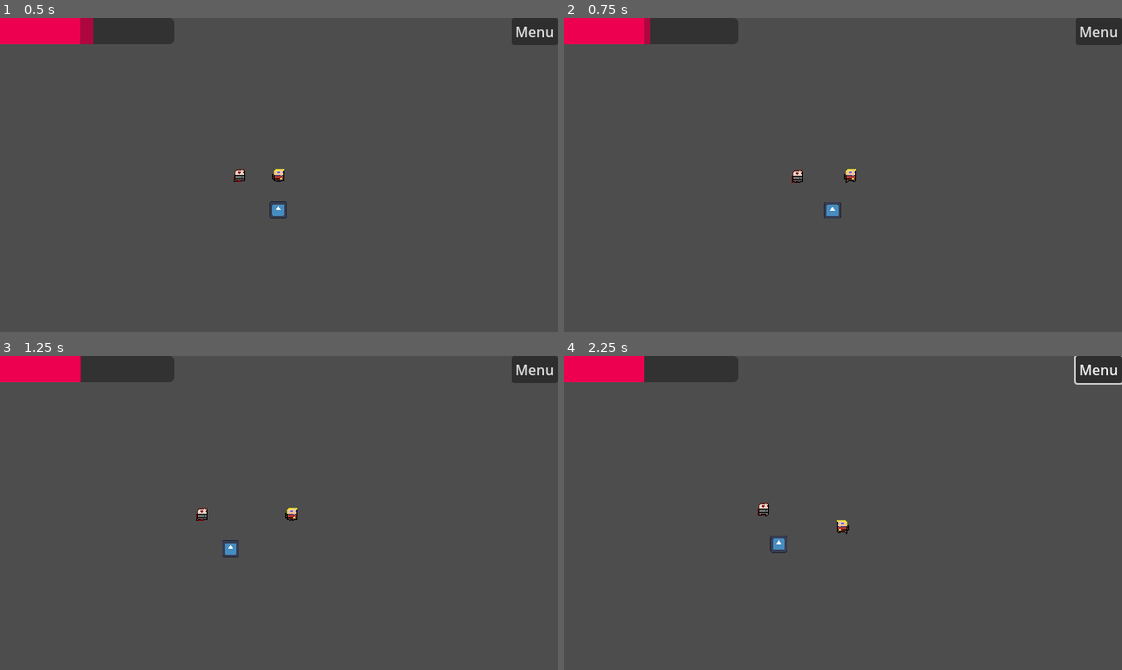
Above: before the commit, frames 1-4 (two rows, left to right).
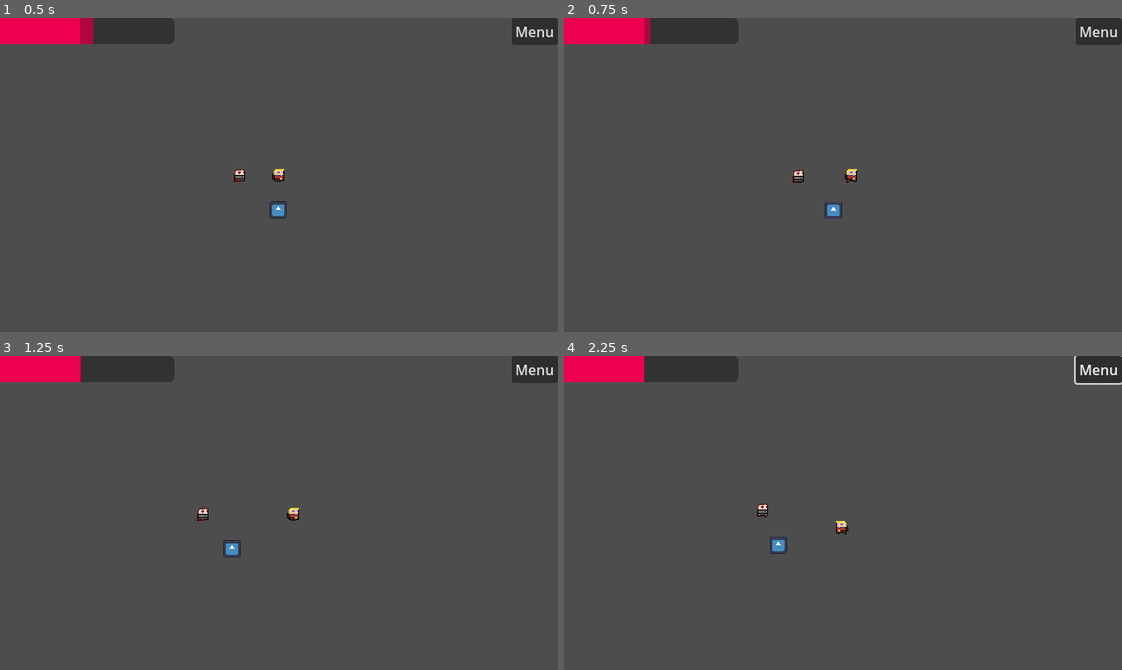
Above: after the commit, the same moments.

Repository: TheRubeThing/LudumDate54
Game: Godot game, scene res://Assets/Levels/sams_world.tscn
Same seed, same stepped clock (60 frames per second), same inputs: the game is played once before the commit and once after it. The engine's default icon, where the game draws it, is replaced by a stand-in: a white triangle on a blue panel in a dark square.
Inputs (mouse positions are in pixels of both pictures, inside the frame that each line leads up to):
- Up to frame 1 (0.5 s): no input
- Up to frame 2 (0.75 s): move the mouse to (965, 159) at 0.52 s; hold D (D_right) from 0.53 s (still down); click (965, 159) at 0.6 s
- Up to frame 3 (1.25 s): keep holding D (D_right)
- Up to frame 4 (2.25 s): release D (D_right) at 1.25 s; click "Menu" at 1.25 s; move the mouse to (731, 528) at 2.02 s; hold S (S_down) from 2.03 s (still down); right-click (731, 528) at 2.1 s

Frame 1 is identical in both runs. In frame 2, 0.1% of the frame differs, in the area x 40-53%, y 48-64%; in frame 3, 0.1%; in frame 4, 0.2%, in the area x 34-52%, y 46-64%.

Commit message:
Fix recoil

Diff:
--- a/Assets/Enteties/player.tscn
+++ b/Assets/Enteties/player.tscn
@@ -67,7 +67,6 @@
 [node name="Player" type="CharacterBody2D" groups=["PLAYER"]]
 script = ExtResource("1_b2sxo")
 health = SubResource("Resource_7dxbc")
-push_back_factor = 100
 
 [node name="CollisionBox" type="CollisionShape2D" parent="."]
 shape = SubResource("CircleShape2D_vyy7x")
--- a/Assets/Levels/Playgrounds/enemy_test.tscn
+++ b/Assets/Levels/Playgrounds/enemy_test.tscn
@@ -1,10 +1,12 @@
-[gd_scene load_steps=6 format=3 uid="uid://dslioq228hkpj"]
+[gd_scene load_steps=8 format=3 uid="uid://dslioq228hkpj"]
 
 [ext_resource type="PackedScene" uid="uid://ca5umakj6jbdd" path="res://Assets/Enteties/enemy.tscn" id="1_bg7ps"]
 [ext_resource type="TileSet" uid="uid://cf0smslb7urwy" path="res://Assets/TileMaps/BrickFloor.tres" id="1_thonx"]
 [ext_resource type="PackedScene" uid="uid://cotx6ag8y33tm" path="res://Assets/Enteties/player.tscn" id="2_fvrbv"]
 [ext_resource type="PackedScene" uid="uid://bfudmml80lruv" path="res://Assets/player_camera.tscn" id="5_7slmo"]
 [ext_resource type="PackedScene" uid="uid://bo5wyx7pqt5cx" path="res://Assets/Systems/enemy_spawner.tscn" id="5_wytd7"]
+[ext_resource type="PackedScene" uid="uid://dimusomo17rjn" path="res://Assets/Weapons/item_pick_up.tscn" id="6_t36vv"]
+[ext_resource type="PackedScene" path="res://Assets/Enteties/hud.tscn" id="7_ox436"]
 
 [node name="enemy_test" type="Node2D"]
 
@@ -24,3 +26,8 @@
 
 [node name="EnemySpawner" parent="." instance=ExtResource("5_wytd7")]
 enemy_scene = ExtResource("1_bg7ps")
+
+[node name="ItemPickUp" parent="." instance=ExtResource("6_t36vv")]
+position = Vector2(294, 100)
+
+[node name="HUD" parent="." instance=ExtResource("7_ox436")]
--- a/Assets/Scripts/Player.gd
+++ b/Assets/Scripts/Player.gd
@@ -1,11 +1,13 @@
 extends CharacterBody2D
 
 @export var health: Resource
-@export var push_back_factor: int
+@export var push_back_factor: int = 100
+@export var pushback_decay: float = 0.8
 
 const SPEED = 100.0
 
 var equipped_item_instance: Item
+var pushback_velocity = Vector2(0,0)
 
 func _ready():
 	pass
@@ -41,6 +43,9 @@
 	var direction_x = Input.get_axis("A_left", "D_right")
 	var direction_y = Input.get_axis("W_up", "S_down")
 
+
+	pushback_velocity *= pushback_decay
+
 	if direction_x || direction_y:
 		velocity.x = direction_x
 		velocity.y = direction_y
@@ -50,14 +55,14 @@
 		velocity.y = move_toward(velocity.y, 0, SPEED)
 		$Sprite.idle()
 
-	velocity = velocity.normalized() * SPEED
+	velocity = (velocity.normalized() * SPEED) + pushback_velocity
 
 	move_and_slide()
 
 
 func _recoil(dir, amount):
 	print(dir)
-	position += dir * amount * push_back_factor / 100
+	pushback_velocity = dir * amount * push_back_factor
 
 
 func _on_player_hit_box_hit(dmg, dmg_pos):
--- a/Assets/Scripts/PlayerCamera.gd
+++ b/Assets/Scripts/PlayerCamera.gd
@@ -15,7 +15,7 @@
 	trauma = 0
 
 
-func _process(delta):
+func _physics_process(delta):
 	# Focal point
 	var mouse_pos = get_local_mouse_position()
 	var mouse_skew = mouse_pos * mouse_diff / 100.
--- a/Assets/Weapons/Bullet.tscn
+++ b/Assets/Weapons/Bullet.tscn
@@ -1,7 +1,7 @@
 [gd_scene load_steps=4 format=3 uid="uid://bgb3mt54qgqu8"]
 
-[ext_resource type="Texture2D" uid="uid://7oyplfnh3wrt" path="res://Assets/Sprites/SnowpHat.png" id="1_m0mo6"]
 [ext_resource type="Script" path="res://Assets/Weapons/Bullet.gd" id="1_qbkfh"]
+[ext_resource type="Texture2D" uid="uid://bnqqysv251qqu" path="res://Assets/Sprites/Bullet.png" id="2_t4ejx"]
 
 [sub_resource type="CapsuleShape2D" id="CapsuleShape2D_7rxk5"]
 radius = 8.0
@@ -12,7 +12,7 @@
 script = ExtResource("1_qbkfh")
 
 [node name="Sprite" type="Sprite2D" parent="."]
-texture = ExtResource("1_m0mo6")
+texture = ExtResource("2_t4ejx")
 
 [node name="CollisionShape2D" type="CollisionShape2D" parent="."]
 texture_filter = 2
--- /dev/null
+++ b/PlayerCamera.gd
@@ -0,0 +1,10 @@
+extends Camera2D
+
+@export var target : Node2D
+@export var camera_speed : int
+
+
+# Called every frame. 'delta' is the elapsed time since the previous frame.
+func _physics_process(delta):
+	var diff = target.position - position
+	position += diff * delta * camera_speed / 100
Not shown: 1 places in Assets/Enteties/hud.tscn that only renumber resources
